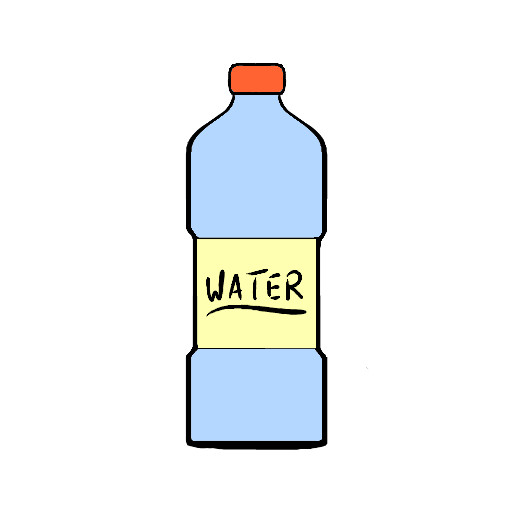
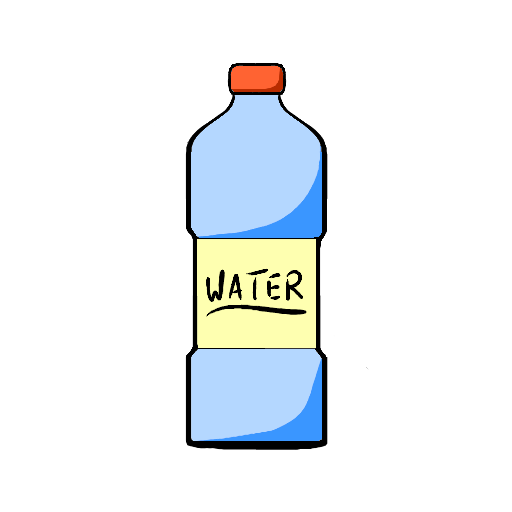
Layer changes from the first w=512, h=512 image to the second:
painted on "color" over [193, 68, 322, 441]
